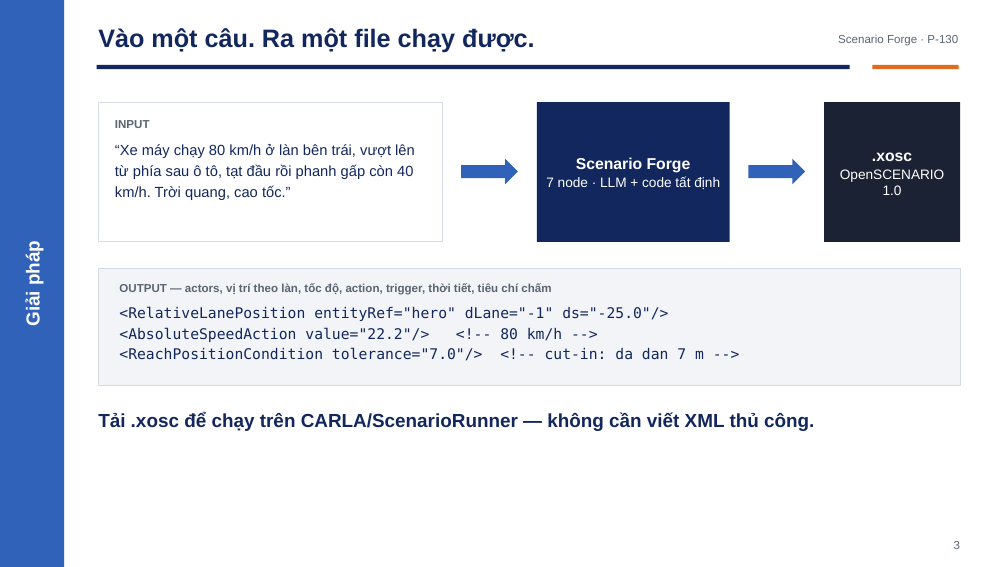
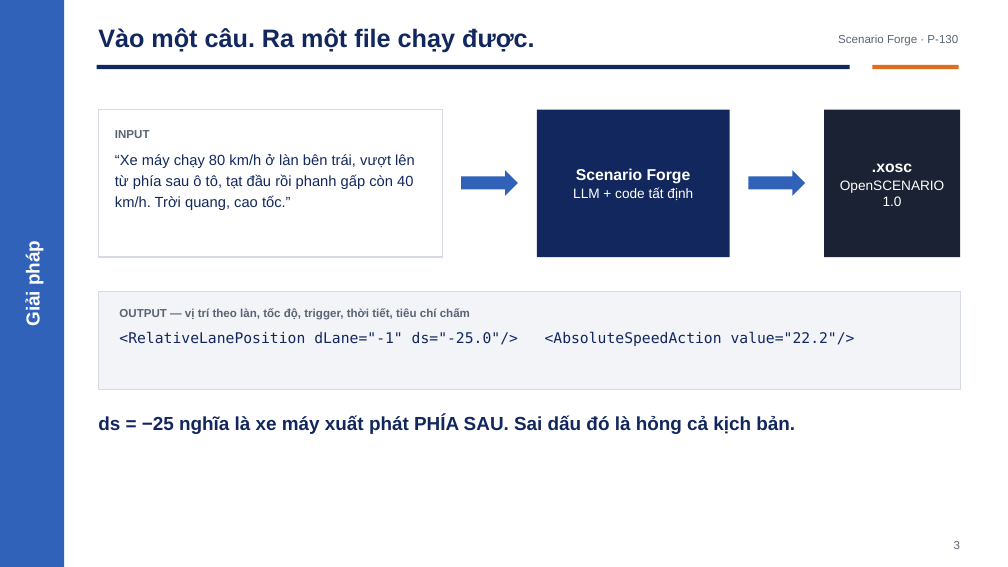
Before and after one commit to Menakanchi/nextjs-boilerplate, a slide deck: slide 3 of presentation/pitch_deck.pptx. Drawn at 1008x567 pixels with LibreOffice and Linux fonts; fonts in the diff are those of the drawing. Boxes give left, top, right and bottom in pixels: in the first picture for what was removed or moved away, otherwise in the second. Text is boxed around its words. In the diff, an @@ line names an element or a change of style, - is before the commit and + after.

```diff
--- a/presentation/pitch_deck.pptx
+++ b/presentation/pitch_deck.pptx
@@ rectangle: place and size @@
-rectangle at [98, 102, 442, 242]
+rectangle at [98, 110, 442, 257]
@@ rectangle "Scenario Forge": place and size @@
-rectangle "Scenario Forge" at [537, 102, 730, 242]
+rectangle "Scenario Forge" at [537, 110, 730, 257]
@@ rectangle ".xosc": place and size @@
-rectangle ".xosc" at [824, 102, 960, 242]
+rectangle ".xosc" at [824, 110, 960, 257]
@@ text "INPUT": place and size @@
-text "INPUT" at [115, 120, 415, 200]
+text "INPUT" at [115, 130, 415, 210]
@@ right arrow: place and size @@
-right arrow at [461, 159, 518, 185]
+right arrow at [461, 170, 518, 196]
@@ right arrow: place and size @@
-right arrow at [749, 159, 805, 185]
+right arrow at [749, 170, 805, 196]
@@ text in rectangle at [573, 187, 693, 200]: text changed @@
-7 node · LLM + code tất định
+LLM + code tất định
@@ rectangle: place and size @@
-rectangle at [98, 268, 960, 386]
+rectangle at [98, 291, 960, 389]
@@ text at [119, 308, 855, 346]: text changed @@
-OUTPUT — actors, vị trí theo làn, tốc độ, action, trigger, thời tiết, tiêu chí chấm
-<RelativeLanePosition entityRef="hero" dLane="-1" ds="-25.0"/>
-<AbsoluteSpeedAction value="22.2"/> <!-- 80 km/h -->
-<ReachPositionCondition tolerance="7.0"/> <!-- cut-in: da dan 7 m -->
+OUTPUT — vị trí theo làn, tốc độ, trigger, thời tiết, tiêu chí chấm
+<RelativeLanePosition dLane="-1" ds="-25.0"/> <AbsoluteSpeedAction value="22.2"/>
@@ text at [98, 416, 795, 434]: text changed @@
-Tải .xosc để chạy trên CARLA/ScenarioRunner — không cần viết XML thủ công.
+ds = −25 nghĩa là xe máy xuất phát PHÍA SAU. Sai dấu đó là hỏng cả kịch bản.
```
Also in this commit, not shown: 3 other slides changed, 2 slides added, 8 slides removed, 1 other file.
